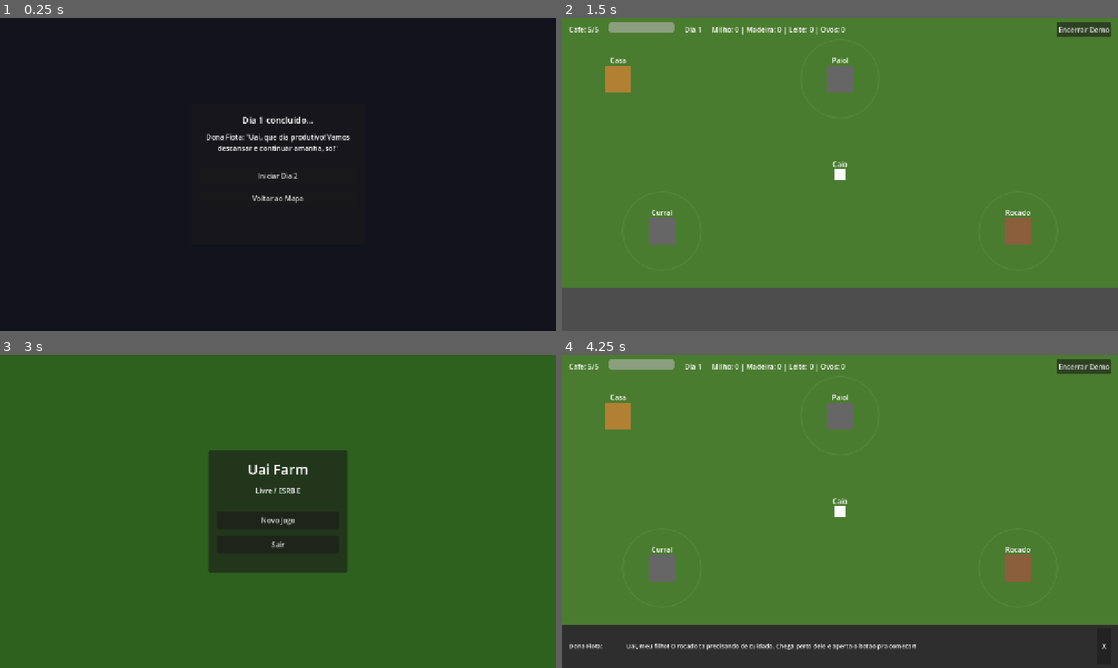
Above: before the commit, frames 1-4 (two rows, left to right).
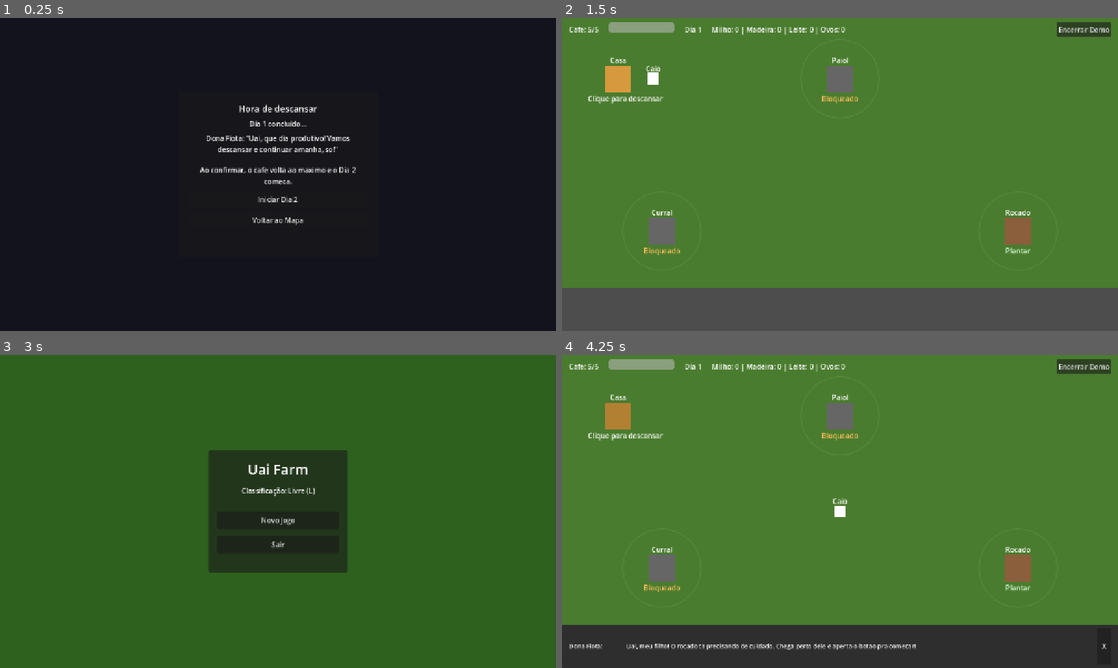
Above: after the commit, the same moments.

Repository: JasminCordeiro/UaiFarm
Game: Godot game, scene res://scenes/RestScreen.tscn
Same seed, same stepped clock (60 frames per second), same inputs: the game is played once before the commit and once after it. This scene is started directly instead of the project's main scene.
Inputs:
- Up to frame 1 (0.25 s): no input
- Up to frame 2 (1.5 s): click "Voltar ao Mapa" at 0.5 s; click "X" at 1.25 s
- Up to frame 3 (3 s): click "Encerrar Demo" at 2 s; click "Menu Principal" at 2.75 s
- Up to frame 4 (4.25 s): click "Novo Jogo" at 3.5 s

The runs differ from the first frame. In frame 1, 1.7% of the frame differs, in the area x 36-64%, y 27-67%; in frame 2, 1.0%; in frame 3, 0.2%; in frame 4, 0.4%.

Commit message:
feat(demo): remover TutorialBalloon legado, centralizar spawn da casa e simplificar status de zonas bloqueadas

Diff:
--- a/Demo/scenes/CasaTrigger.tscn
+++ b/Demo/scenes/CasaTrigger.tscn
@@ -27,6 +27,14 @@
 text = "Casa"
 horizontal_alignment = 1
 
+[node name="StatusLabel" type="Label" parent="."]
+offset_left = -70.0
+offset_top = 34.0
+offset_right = 70.0
+offset_bottom = 58.0
+text = "Clique para descansar"
+horizontal_alignment = 1
+
 [node name="ContextMenu" type="Panel" parent="."]
 visible = false
 offset_left = -60.0
--- a/Demo/scenes/MainMenu.tscn
+++ b/Demo/scenes/MainMenu.tscn
@@ -1,19 +1,23 @@
-[gd_scene load_steps=2 format=3]
+[gd_scene format=3 uid="uid://cbpm7ylyxgg1s"]
 
-[ext_resource type="Script" path="res://scripts/main_menu.gd" id="1"]
+[ext_resource type="Script" uid="uid://fd7oka31tguk" path="res://scripts/main_menu.gd" id="1"]
 
-[node name="MainMenu" type="Control"]
-script = ExtResource("1")
+[node name="MainMenu" type="Control" unique_id=366223270]
+layout_mode = 3
+anchors_preset = 15
 anchor_right = 1.0
 anchor_bottom = 1.0
+script = ExtResource("1")
 
-[node name="Background" type="ColorRect" parent="."]
+[node name="Background" type="ColorRect" parent="." unique_id=1425309951]
+layout_mode = 0
 anchor_right = 1.0
 anchor_bottom = 1.0
 mouse_filter = 2
 color = Color(0.18, 0.38, 0.12, 1)
 
-[node name="Panel" type="Panel" parent="."]
+[node name="Panel" type="Panel" parent="." unique_id=674267154]
+layout_mode = 0
 anchor_left = 0.5
 anchor_top = 0.5
 anchor_right = 0.5
@@ -23,7 +27,8 @@
 offset_right = 160.0
 offset_bottom = 140.0
 
-[node name="VBoxContainer" type="VBoxContainer" parent="Panel"]
+[node name="VBoxContainer" type="VBoxContainer" parent="Panel" unique_id=1444701397]
+layout_mode = 0
 anchor_right = 1.0
 anchor_bottom = 1.0
 offset_left = 20.0
@@ -32,21 +37,26 @@
 offset_bottom = -20.0
 theme_override_constants/separation = 16
 
-[node name="TitleLabel" type="Label" parent="Panel/VBoxContainer"]
+[node name="TitleLabel" type="Label" parent="Panel/VBoxContainer" unique_id=911228131]
+layout_mode = 2
+theme_override_font_sizes/font_size = 32
 text = "Uai Farm"
 horizontal_alignment = 1
-theme_override_font_sizes/font_size = 32
 
-[node name="RatingLabel" type="Label" parent="Panel/VBoxContainer"]
-text = "Livre / ESRB E"
+[node name="RatingLabel" type="Label" parent="Panel/VBoxContainer" unique_id=569220029]
+layout_mode = 2
+text = "Classificação: Livre (L)"
 horizontal_alignment = 1
 
-[node name="Separator" type="HSeparator" parent="Panel/VBoxContainer"]
+[node name="Separator" type="HSeparator" parent="Panel/VBoxContainer" unique_id=1545683331]
+layout_mode = 2
 
-[node name="NewGameButton" type="Button" parent="Panel/VBoxContainer"]
+[node name="NewGameButton" type="Button" parent="Panel/VBoxContainer" unique_id=1921404111]
 custom_minimum_size = Vector2(0, 40)
+layout_mode = 2
 text = "Novo Jogo"
 
-[node name="QuitButton" type="Button" parent="Panel/VBoxContainer"]
+[node name="QuitButton" type="Button" parent="Panel/VBoxContainer" unique_id=2058590238]
 custom_minimum_size = Vector2(0, 40)
+layout_mode = 2
 text = "Sair"
--- a/Demo/scenes/RestScreen.tscn
+++ b/Demo/scenes/RestScreen.tscn
@@ -18,24 +18,28 @@
 anchor_top = 0.5
 anchor_right = 0.5
 anchor_bottom = 0.5
-offset_left = -200.0
-offset_top = -160.0
-offset_right = 200.0
-offset_bottom = 160.0
+offset_left = -230.0
+offset_top = -190.0
+offset_right = 230.0
+offset_bottom = 190.0
 
 [node name="VBoxContainer" type="VBoxContainer" parent="Panel"]
 anchor_right = 1.0
 anchor_bottom = 1.0
-offset_left = 20.0
-offset_top = 20.0
-offset_right = -20.0
-offset_bottom = -20.0
-theme_override_constants/separation = 14
+offset_left = 24.0
+offset_top = 24.0
+offset_right = -24.0
+offset_bottom = -24.0
+theme_override_constants/separation = 10
+
+[node name="TituloLabel" type="Label" parent="Panel/VBoxContainer"]
+text = "Hora de descansar"
+horizontal_alignment = 1
+theme_override_font_sizes/font_size = 20
 
 [node name="DiaLabel" type="Label" parent="Panel/VBoxContainer"]
 text = "Dia 1 concluido..."
 horizontal_alignment = 1
-theme_override_font_sizes/font_size = 20
 
 [node name="FiotaLabel" type="Label" parent="Panel/VBoxContainer"]
 text = "Dona Fiota: \"...\""
@@ -44,6 +48,11 @@
 
 [node name="Separator" type="HSeparator" parent="Panel/VBoxContainer"]
 
+[node name="StatusLabel" type="Label" parent="Panel/VBoxContainer"]
+text = "Ao confirmar, o cafe volta ao maximo e o Dia 2 comeca."
+autowrap_mode = 2
+horizontal_alignment = 1
+
 [node name="ConfirmButton" type="Button" parent="Panel/VBoxContainer"]
 custom_minimum_size = Vector2(0, 40)
 text = "Iniciar Dia 2"
--- a/Demo/scenes/TutorialBalloon.tscn
+++ /dev/null
@@ -1,33 +0,0 @@
-[gd_scene load_steps=2 format=3]
-
-[ext_resource type="Script" path="res://scripts/tutorial_balloon.gd" id="1"]
-
-[node name="TutorialBalloon" type="CanvasLayer"]
-script = ExtResource("1")
-layer = 10
-
-[node name="Panel" type="Panel" parent="."]
-offset_left = 20.0
-offset_top = 80.0
-offset_right = 460.0
-offset_bottom = 200.0
-
-[node name="VBoxContainer" type="VBoxContainer" parent="Panel"]
-anchor_right = 1.0
-anchor_bottom = 1.0
-offset_left = 12.0
-offset_top = 10.0
-offset_right = -12.0
-offset_bottom = -10.0
-theme_override_constants/separation = 8
-
-[node name="NomeLabel" type="Label" parent="Panel/VBoxContainer"]
-text = "Dona Fiota:"
-theme_override_font_sizes/font_size = 14
-
-[node name="TextoLabel" type="Label" parent="Panel/VBoxContainer"]
-text = "Uai, meu filho! O rocado ta precisando de cuidado.\nClica nele pra comecar! Chega perto e aperta o botao."
-autowrap_mode = 2
-
-[node name="FecharButton" type="Button" parent="Panel/VBoxContainer"]
-text = "Entendido!"
--- a/Demo/scenes/ZoneTrigger.tscn
+++ b/Demo/scenes/ZoneTrigger.tscn
@@ -31,6 +31,14 @@
 text = "Rocado"
 horizontal_alignment = 1
 
+[node name="StatusLabel" type="Label" parent="." unique_id=1732458831]
+offset_left = -70.0
+offset_top = 34.0
+offset_right = 70.0
+offset_bottom = 58.0
+text = "Disponivel"
+horizontal_alignment = 1
+
 [node name="ContextMenu" type="Panel" parent="." unique_id=839186617]
 visible = false
 offset_left = -55.0
--- a/Demo/scripts/autoload/game_state.gd
+++ b/Demo/scripts/autoload/game_state.gd
@@ -9,6 +9,7 @@
 const CAFE_INICIAL: int = 5
 const DESBLOQUEIO_CURRAL: Dictionary = {"milho": 10}
 const DESBLOQUEIO_PAIOL: Dictionary = {"milho": 20, "leite": 5}
+const SPAWN_AO_LADO_DA_CASA: Vector2 = Vector2(210, 140)
 
 var cafe_atual: int = CAFE_INICIAL
 var cafe_maximo: int = CAFE_INICIAL
@@ -30,6 +31,9 @@
 	recursos = {"milho": 0, "madeira": 0, "leite": 0, "ovos": 0}
 	cafe_alterado.emit(cafe_atual, cafe_maximo)
 	dia_alterado.emit(dia_atual)
+
+func definir_spawn_casa() -> void:
+	ponto_spawn = SPAWN_AO_LADO_DA_CASA
 
 func consumir_cafe() -> bool:
 	if cafe_atual <= 0:
--- a/Demo/scripts/casa_trigger.gd
+++ b/Demo/scripts/casa_trigger.gd
@@ -5,15 +5,18 @@
 @onready var context_menu: Control = $ContextMenu
 @onready var action_button: Button = $ContextMenu/ActionButton
 @onready var visual: ColorRect = $Visual
+@onready var status_label: Label = $StatusLabel
 
 var player_ref: Node2D = null
 var jogador_proximo: bool = false
+var is_transitioning: bool = false
 
 func _ready() -> void:
 	input_event.connect(_on_input_event)
 	action_button.pressed.connect(_on_action_button_pressed)
 	context_menu.hide()
 	player_ref = get_tree().get_first_node_in_group("player")
+	status_label.text = "Clique para descansar"
 
 func _process(_delta: float) -> void:
 	if player_ref == null:
@@ -23,6 +26,7 @@
 	if perto != jogador_proximo:
 		jogador_proximo = perto
 		visual.modulate = Color(1.2, 1.2, 1.2) if perto else Color(1, 1, 1)
+		status_label.modulate = Color(1, 1, 1) if perto else Color(0.8, 0.8, 0.8)
 		if not perto:
 			context_menu.hide()
 
@@ -36,5 +40,8 @@
 			context_menu.hide()
 
 func _on_action_button_pressed() -> void:
+	if is_transitioning:
+		return
+	is_transitioning = true
 	context_menu.hide()
 	get_tree().change_scene_to_file("res://scenes/RestScreen.tscn")
--- a/Demo/scripts/info_bar.gd
+++ b/Demo/scripts/info_bar.gd
@@ -1,29 +1,38 @@
 extends CanvasLayer
 
 const FALA_TUTORIAL: String = "Uai, meu filho! O rocado ta precisando de cuidado. Chega perto dele e aperta o botao pra comecar!"
+const TUTORIAL_DURATION: float = 4.0
 
 @onready var painel: Panel = $Control/Panel
 @onready var nome_label: Label = $Control/Panel/HBox/NomeLabel
 @onready var mensagem_label: Label = $Control/Panel/HBox/MensagemLabel
 @onready var fechar_button: Button = $Control/Panel/HBox/FecharButton
 
+var tutorial_ativo: bool = false
+
 func _ready() -> void:
 	add_to_group("info_bar")
 	fechar_button.pressed.connect(_fechar)
 	if not GameState.tutorial_visto:
-		mostrar_mensagem("Dona Fiota", FALA_TUTORIAL, false)
+		mostrar_mensagem("Dona Fiota", FALA_TUTORIAL, true, true)
 	else:
 		painel.hide()
 
-func mostrar_mensagem(nome: String, texto: String, auto_fechar: bool = true) -> void:
+func mostrar_mensagem(nome: String, texto: String, auto_fechar: bool = true, marcar_como_tutorial: bool = false) -> void:
+	tutorial_ativo = marcar_como_tutorial
 	nome_label.text = nome + ":"
 	mensagem_label.text = texto
 	painel.show()
 	if auto_fechar:
-		await get_tree().create_timer(4.0).timeout
-		if is_instance_valid(painel):
+		await get_tree().create_timer(TUTORIAL_DURATION).timeout
+		if is_instance_valid(painel) and painel.visible:
+			if tutorial_ativo:
+				GameState.tutorial_visto = true
+				tutorial_ativo = false
 			painel.hide()
 
 func _fechar() -> void:
-	GameState.tutorial_visto = true
+	if tutorial_ativo:
+		GameState.tutorial_visto = true
+		tutorial_ativo = false
 	painel.hide()
--- a/Demo/scripts/rest_screen.gd
+++ b/Demo/scripts/rest_screen.gd
@@ -8,28 +8,45 @@
 	"Quem planta colhe, fia! So continuar assim...",
 ]
 
+var is_transitioning: bool = false
+
 func _ready() -> void:
 	$Panel/VBoxContainer/ConfirmButton.pressed.connect(_on_confirmar)
 	$Panel/VBoxContainer/CancelButton.pressed.connect(_on_cancelar)
 	_atualizar_ui()
 
 func _atualizar_ui() -> void:
+	$Panel/VBoxContainer/TituloLabel.text = "Hora de descansar"
 	$Panel/VBoxContainer/DiaLabel.text = "Dia %d concluido..." % GameState.dia_atual
 	var idx: int = (GameState.dia_atual - 1) % FRASES_FIOTA.size()
 	$Panel/VBoxContainer/FiotaLabel.text = "Dona Fiota: \"%s\"" % FRASES_FIOTA[idx]
 	var proximo: int = GameState.dia_atual + 1
+	$Panel/VBoxContainer/StatusLabel.text = "Ao confirmar, o cafe volta ao maximo e o Dia %d comeca." % proximo
 	if proximo > GameState.DIAS_DA_DEMO:
 		$Panel/VBoxContainer/ConfirmButton.text = "Encerrar Demo"
 	else:
 		$Panel/VBoxContainer/ConfirmButton.text = "Iniciar Dia %d" % proximo
+	$Panel/VBoxContainer/ConfirmButton.disabled = false
+	$Panel/VBoxContainer/CancelButton.disabled = false
 
 func _on_confirmar() -> void:
+	if is_transitioning:
+		return
+	is_transitioning = true
+	$Panel/VBoxContainer/ConfirmButton.disabled = true
+	$Panel/VBoxContainer/CancelButton.disabled = true
 	GameState.avancar_dia()
 	if GameState.demo_concluida():
 		get_tree().change_scene_to_file("res://scenes/EndScreen.tscn")
 	else:
-		GameState.ponto_spawn = Vector2(200, 140)  # ao lado da Casa de Caio
+		GameState.definir_spawn_casa()
 		get_tree().change_scene_to_file("res://scenes/Overworld.tscn")
 
 func _on_cancelar() -> void:
+	if is_transitioning:
+		return
+	is_transitioning = true
+	$Panel/VBoxContainer/ConfirmButton.disabled = true
+	$Panel/VBoxContainer/CancelButton.disabled = true
+	GameState.definir_spawn_casa()
 	get_tree().change_scene_to_file("res://scenes/Overworld.tscn")
--- a/Demo/scripts/tutorial_balloon.gd
+++ /dev/null
@@ -1,15 +0,0 @@
-extends CanvasLayer
-
-func _ready() -> void:
-	if GameState.tutorial_visto:
-		queue_free()
-		return
-	$Panel/VBoxContainer/FecharButton.pressed.connect(_fechar)
-
-func _fechar() -> void:
-	GameState.tutorial_visto = true
-	queue_free()
-
-func fechar_apos_primeiro_puzzle() -> void:
-	if not GameState.tutorial_visto:
-		_fechar()
--- a/Demo/scripts/zone_trigger.gd
+++ b/Demo/scripts/zone_trigger.gd
@@ -16,6 +16,7 @@
 @onready var visual: ColorRect = $Visual
 @onready var radius_indicator = $RadiusIndicator
 @onready var name_label: Label = $Label
+@onready var status_label: Label = $StatusLabel
 
 var player_ref: Node2D = null
 var puzzle_instance: Node = null
@@ -31,6 +32,7 @@
 	name_label.text = zone_name
 	GameState.recurso_alterado.connect(_on_recurso_alterado)
 	_atualizar_visual_bloqueio()
+	_atualizar_status()
 
 func _process(_delta: float) -> void:
 	if puzzle_instance != null:
@@ -52,6 +54,14 @@
 func _atualizar_visual_bloqueio() -> void:
 	var bloqueada: bool = not GameState.zona_desbloqueada(zone_name)
 	visual.color = Color(0.4, 0.4, 0.4, 1) if bloqueada else Color(0.545, 0.369, 0.235, 1)
+	status_label.modulate = Color(1, 0.75, 0.35) if bloqueada else Color(0.85, 1, 0.85)
+	_atualizar_status()
+
+func _atualizar_status() -> void:
+	if GameState.zona_desbloqueada(zone_name):
+		status_label.text = action_label
+	else:
+		status_label.text = "Bloqueado"
 
 func _on_recurso_alterado(_tipo: String, _qtd: int) -> void:
 	_atualizar_visual_bloqueio()
@@ -69,7 +79,7 @@
 	if not GameState.zona_desbloqueada(zone_name):
 		var info_bar = get_tree().get_first_node_in_group("info_bar")
 		if info_bar:
-			info_bar.mostrar_mensagem("Dona Fiota", GameState.texto_requisito(zone_name))
+			info_bar.mostrar_mensagem("Zona bloqueada", "%s: %s" % [zone_name, GameState.texto_requisito(zone_name)])
 		return
 	action_button.text = action_label
 	action_button.disabled = false
Not shown, added: Demo/scripts/overworld.gd.uid
Not shown, removed: Demo/scripts/tutorial_balloon.gd.uid
Not shown, added: Demo/UAI_FARM_SPEC_DEMO.md
